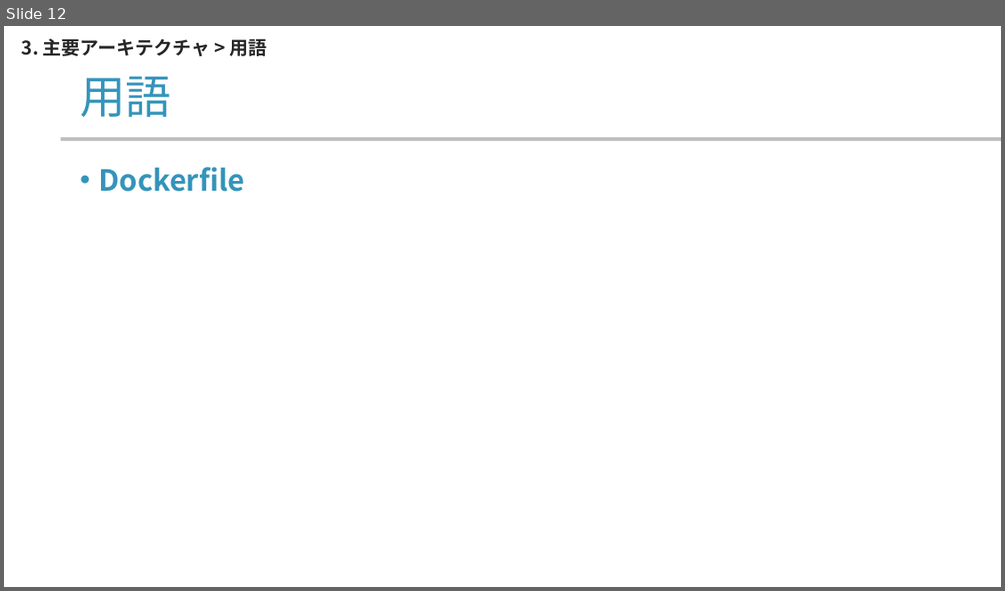
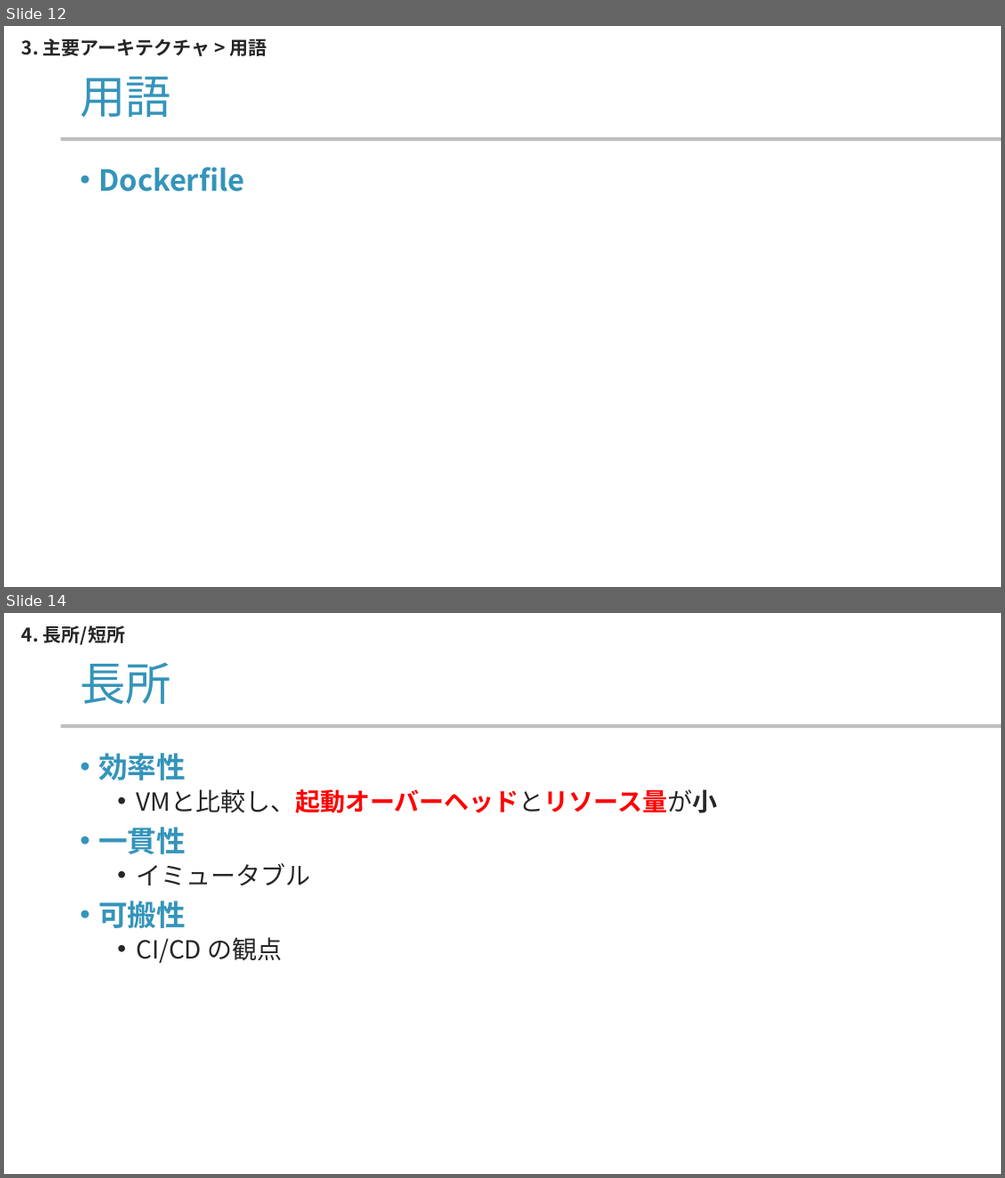
Before and after one commit to yamada-ai/java-prac, a slide deck: docker-container.pptx. Shown one above the other, each under a label of ours: slide 12 before the commit, slides 12 and 14 after it; the slides between them are not shown. The pictures are 1005x591 and 1005x1178 pixels, drawn with LibreOffice and Linux fonts; fonts in the diff are those of the drawing; background and template pictures are left out. Boxes give left, top, right and bottom in pixels: in the first picture for what was removed or moved away, otherwise in the second. Text is boxed around its words. In the diff, an @@ line names an element or a change of style, - is before the commit and + after.

```diff
--- a/docker-container.pptx
+++ b/docker-container.pptx
@@ slide 14 added at bbox=[4, 613, 1001, 1174], background #FFFFFF; not listed: 1 template element that a slide beside it also shows @@
@@ text added at bbox=[22, 625, 125, 645], 18 pt, text #262626, bold @@
+4. 長所/短所
@@ title added at bbox=[80, 662, 171, 704], 44 pt, text #3494BA @@
+長所
@@ text added at bbox=[98, 753, 717, 963], 24 pt, text #262626, bold @@
+• 効率性
+  • VMと比較し、起動オーバーヘッドとリソース量が小
+• 一貫性
+  • イミュータブル
+• 可搬性
+  • CI/CD の観点
```
Also in this commit, not shown: 2 other slides added.
